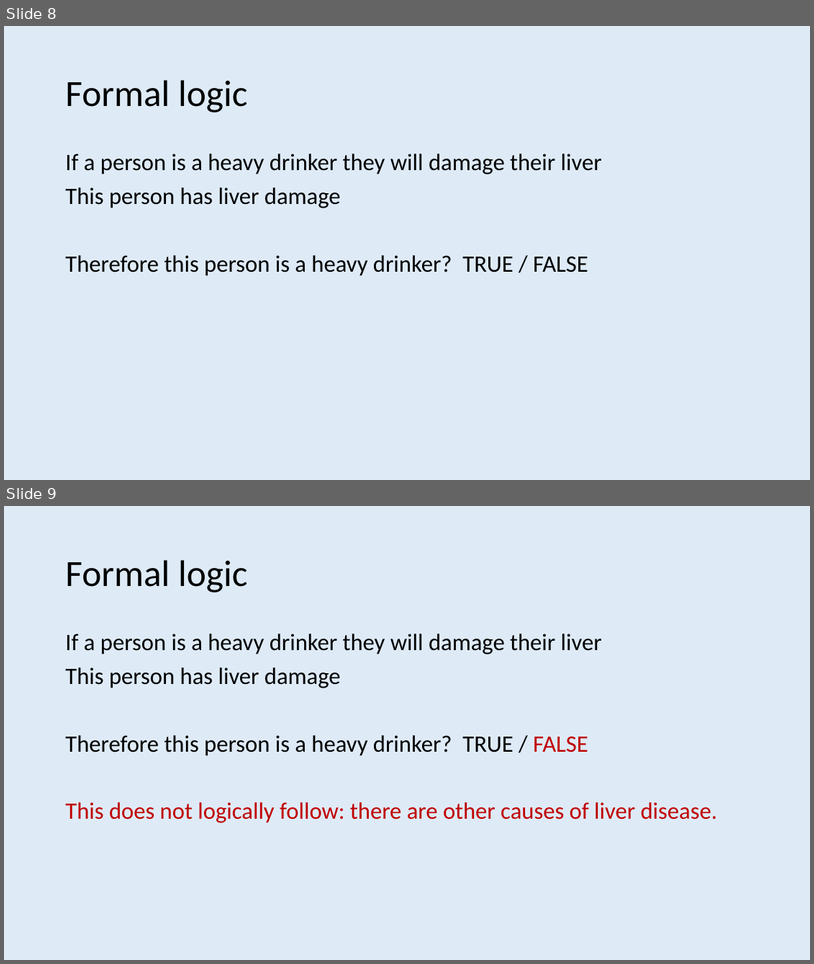
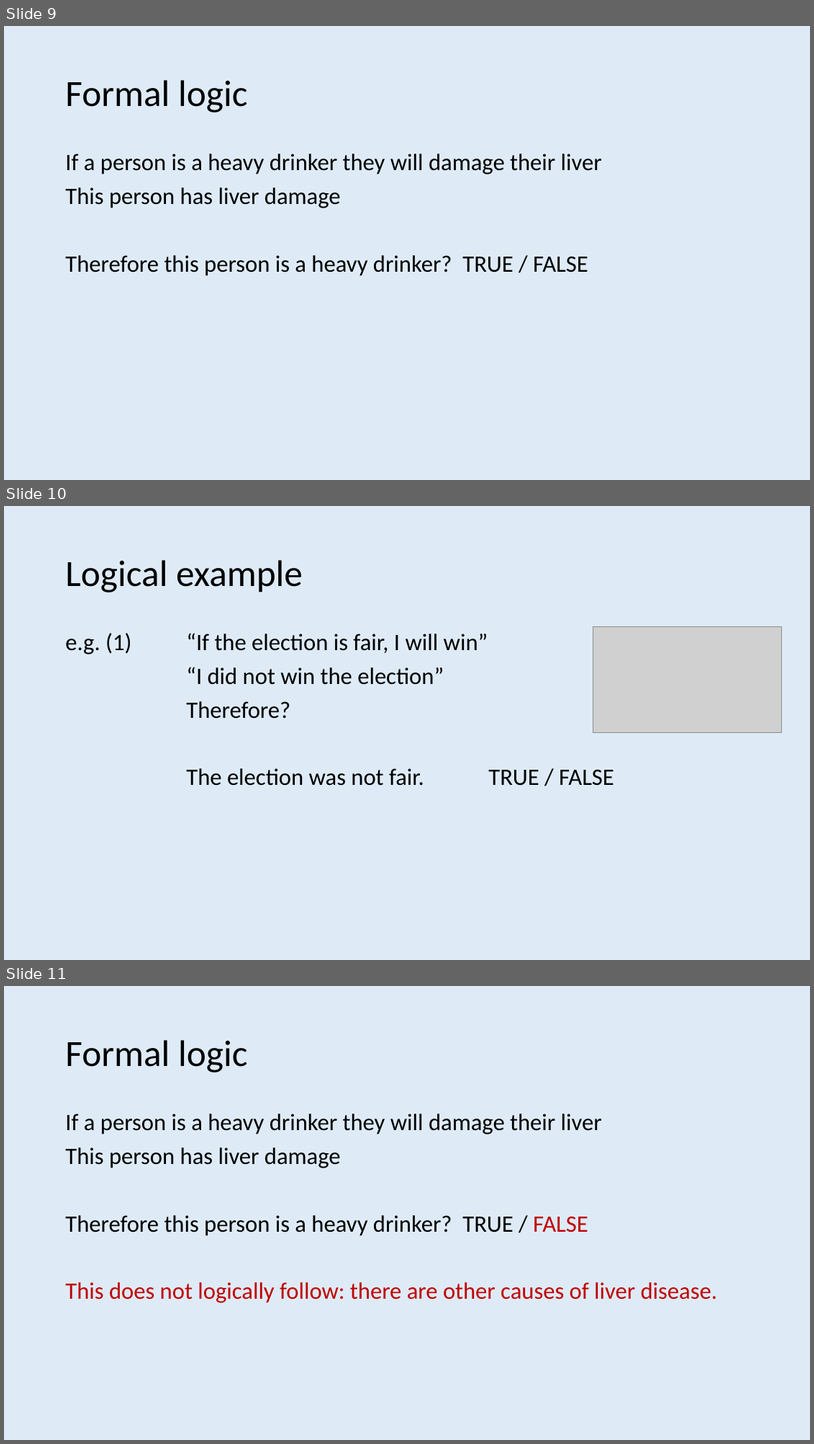
Before and after one commit to ajwills72/rmhealth-found, a slide deck: docs/science_truth_honesty.pptx. Shown one above the other, each under a label of ours: slides 8 and 9 before the commit, slides 9, 10 and 11 after it. The pictures are 814x964 and 814x1444 pixels, drawn with LibreOffice and Linux fonts; fonts in the diff are those of the drawing; grey boxes stand for pictures. Boxes give left, top, right and bottom in pixels: in the first picture for what was removed or moved away, otherwise in the second. Text is boxed around its words. In the diff, an @@ line names an element or a change of style, - is before the commit and + after.

```diff
--- a/docs/science_truth_honesty.pptx
+++ b/docs/science_truth_honesty.pptx
@@ slide 10 added at (4,506,810,960), background #DEEBF7 @@
@@ title added at (65,560,303,592), 44 pt, text #000000 @@
+Logical example
@@ text added at (65,633,615,785), 28 pt, text #000000 @@
+e.g. (1) “If the election is fair, I will win”
+“I did not win the election”
+Therefore?
+The election was not fair. TRUE / FALSE
@@ picture added at (593,627,782,733) @@
@@ what was slide 8 is now slide 9 @@
@@ what was slide 9 is now slide 11 @@
```
Also in this commit, not shown: 1 slide changed, 5 other slides added, 1 slide removed, 1 other file.
